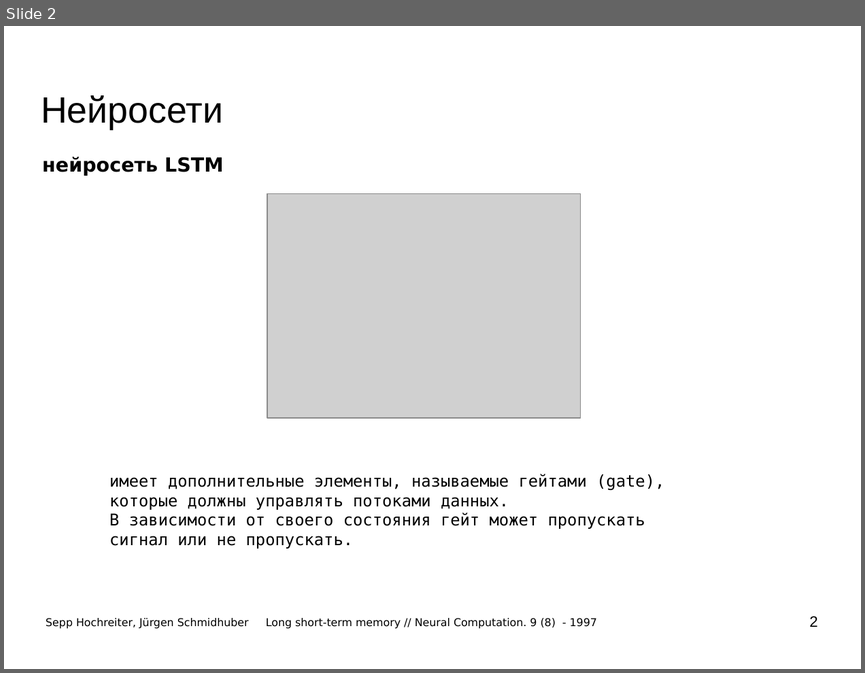
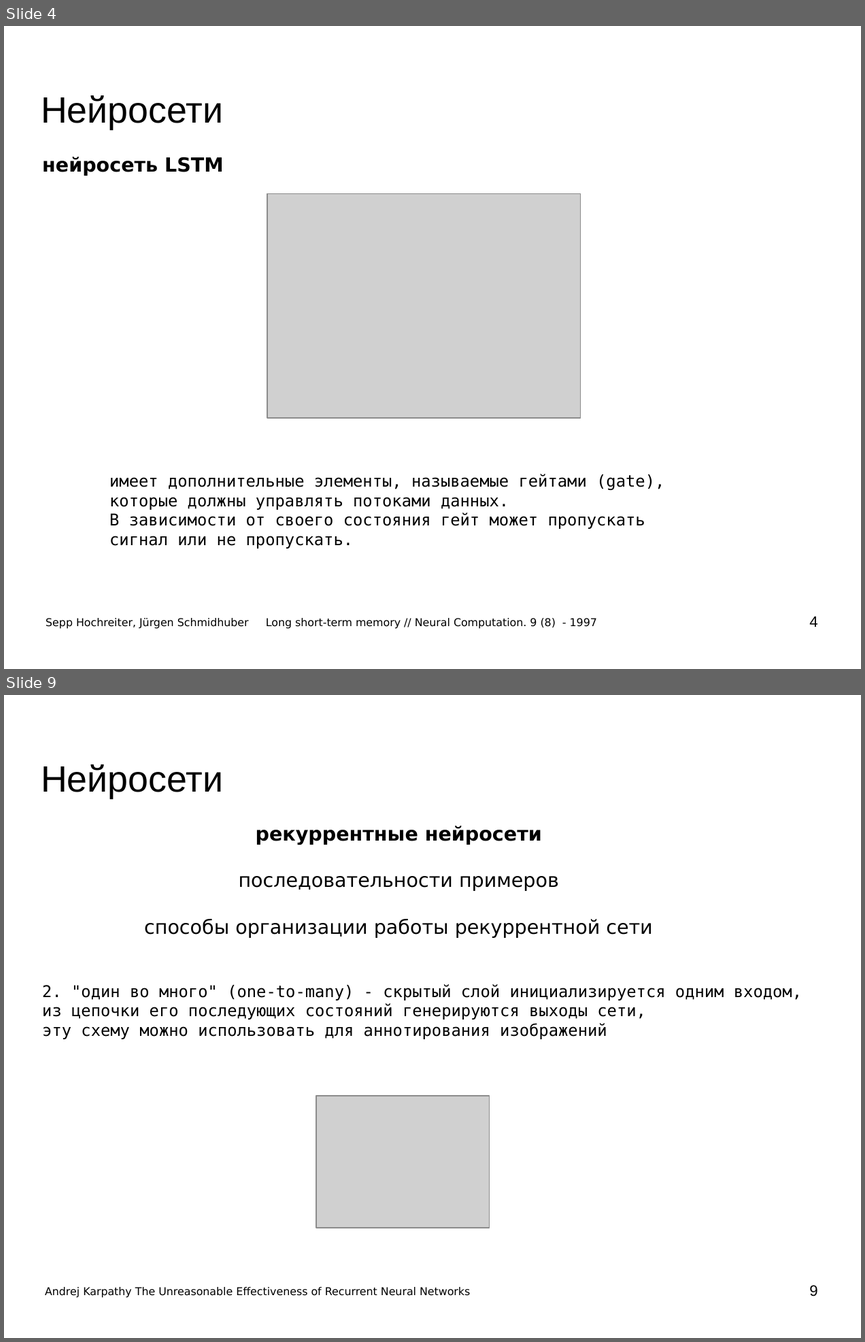
Before and after one commit to mechanoid5/ml_lectorium_legacy, a slide deck: 21-chatbot.odp. Shown one above the other, each under a label of ours: slide 2 before the commit, slides 4 and 9 after it; the slides between them are not shown. The pictures are 865x673 and 865x1342 pixels, drawn with LibreOffice and Linux fonts; fonts in the diff are those of the drawing; grey boxes stand for pictures; background and template pictures are left out. Boxes give left, top, right and bottom in pixels: in the first picture for what was removed or moved away, otherwise in the second. Text is boxed around its words. In the diff, an @@ line names an element or a change of style, - is before the commit and + after.

```diff
--- a/21-chatbot.odp
+++ b/21-chatbot.odp
@@ slide 9 added at (x1=4, y1=695, x2=861, y2=1338), background picture (left out) @@
@@ title added at (x1=41, y1=764, x2=223, y2=798), 33.9 pt, text #000000 @@
+Нейросети
@@ text added at (x1=144, y1=826, x2=652, y2=938), 18 pt, text #000000 @@
+рекуррентные нейросети
+последовательности примеров
+способы организации работы рекуррентной сети
@@ text added at (x1=42, y1=984, x2=802, y2=1039), 15 pt, text #000000 @@
+2. "один во много" (one-to-many) - скрытый слой инициализируется одним входом, из цепочки его последующих состояний генерируются выходы сети,
+эту схему можно использовать для аннотирования изображений
@@ picture added at (x1=317, y1=1096, x2=490, y2=1227) @@
@@ page number added at (x1=809, y1=1285, x2=817, y2=1296), 14 pt, text #000000 @@
+9
@@ text added at (x1=45, y1=1287, x2=470, y2=1297), 10 pt, text #000000 @@
+Andrej Karpathy The Unreasonable Effectiveness of Recurrent Neural Networks
@@ what was slide 2 is now slide 4 @@
@@ page number at (x1=809, y1=616, x2=817, y2=626): text changed @@
-2
+4
```
Also in this commit, not shown: 1 slide changed, 10 other slides added, 8 other files.
